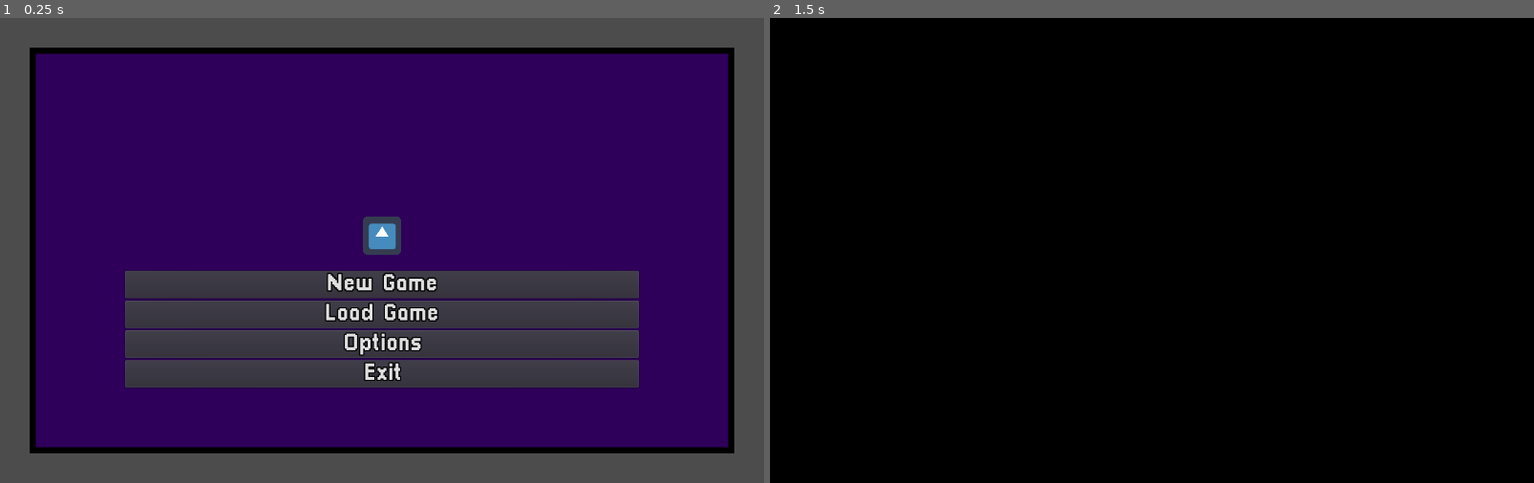
Above: before the commit, frames 1-2 (left to right).
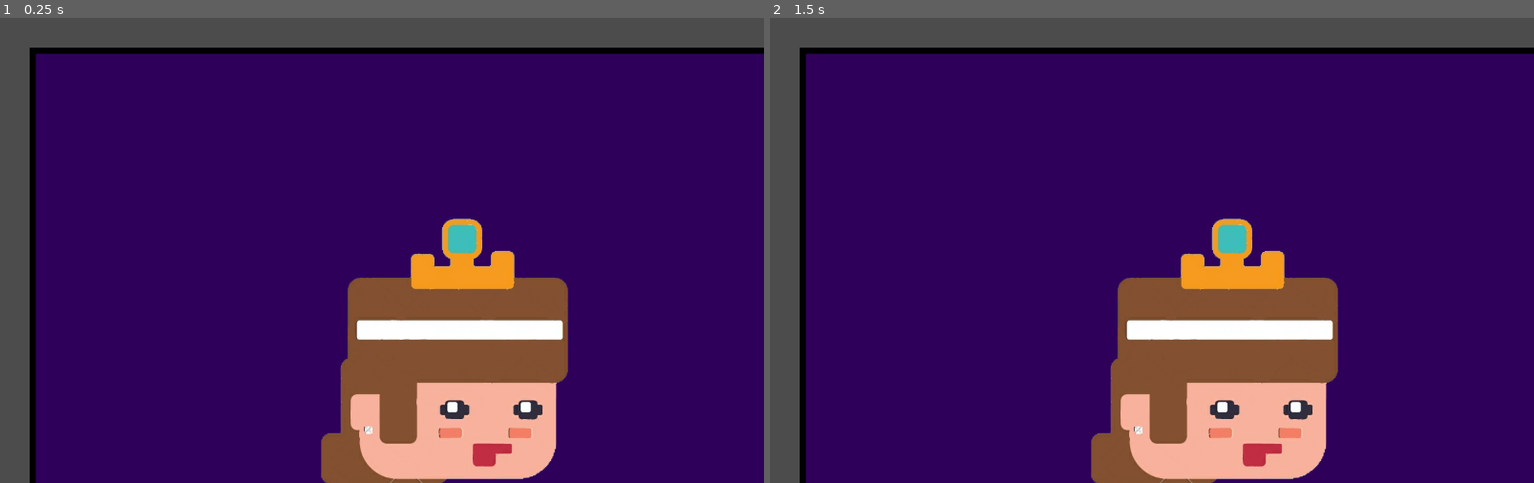
Above: after the commit, the same moments.

Repository: NicolasSuzuki/DevGameProjetoFinal
Game: Godot game, scene res://game/scenes/mainMenu/MainMenu.tscn
Same seed, same stepped clock (60 frames per second), same inputs: the game is played once before the commit and once after it. The engine's default icon, where the game draws it, is replaced by a stand-in: a white triangle on a blue panel in a dark square.
Inputs (mouse positions are in pixels of both pictures, inside the frame that each line leads up to):
- Up to frame 1 (0.25 s): no input
- Up to frame 2 (1.5 s): click (1152, 283) at 0.5 s, where only the run before the commit has a clickable "New Game"; tap Enter at 1.25 s; hold D (move_right) from 1.28 s (still down)

The runs differ from the first frame. In frame 1, 33% of the frame differs, in the area x 3-100%, y 6-100%; in frame 2, 98%, in the area x 0-100%, y 0-100%.

Commit message:
Added enemy and lvl2

Diff:
--- /dev/null
+++ b/DevGames/game/enemy/mouse.tscn
@@ -0,0 +1,197 @@
+[gd_scene load_steps=10 format=2]
+
+[ext_resource path="res://game/enemy/mouse/idle.png" type="Texture" id=1]
+[ext_resource path="res://game/enemy/mouse/walk.png" type="Texture" id=2]
+[ext_resource path="res://game/enemy/mouse/damage.png" type="Texture" id=3]
+[ext_resource path="res://mouse.gd" type="Script" id=4]
+
+[sub_resource type="RectangleShape2D" id=1]
+extents = Vector2( 22.5, 10 )
+
+[sub_resource type="Animation" id=2]
+length = 0.001
+tracks/0/type = "value"
+tracks/0/path = NodePath("texture:texture")
+tracks/0/interp = 1
+tracks/0/loop_wrap = true
+tracks/0/imported = false
+tracks/0/enabled = true
+tracks/0/keys = {
+"times": PoolRealArray( 0 ),
+"transitions": PoolRealArray( 1 ),
+"update": 0,
+"values": [ ExtResource( 2 ) ]
+}
+tracks/1/type = "value"
+tracks/1/path = NodePath("texture:hframes")
+tracks/1/interp = 1
+tracks/1/loop_wrap = true
+tracks/1/imported = false
+tracks/1/enabled = true
+tracks/1/keys = {
+"times": PoolRealArray( 0 ),
+"transitions": PoolRealArray( 1 ),
+"update": 0,
+"values": [ 4 ]
+}
+tracks/2/type = "value"
+tracks/2/path = NodePath("texture:frame")
+tracks/2/interp = 1
+tracks/2/loop_wrap = true
+tracks/2/imported = false
+tracks/2/enabled = true
+tracks/2/keys = {
+"times": PoolRealArray( 0 ),
+"transitions": PoolRealArray( 1 ),
+"update": 0,
+"values": [ 0 ]
+}
+
+[sub_resource type="Animation" id=3]
+resource_name = "damage"
+length = 0.2
+tracks/0/type = "value"
+tracks/0/path = NodePath("texture:texture")
+tracks/0/interp = 1
+tracks/0/loop_wrap = true
+tracks/0/imported = false
+tracks/0/enabled = true
+tracks/0/keys = {
+"times": PoolRealArray( 0.8 ),
+"transitions": PoolRealArray( 1 ),
+"update": 1,
+"values": [ ExtResource( 3 ) ]
+}
+tracks/1/type = "value"
+tracks/1/path = NodePath("texture:hframes")
+tracks/1/interp = 1
+tracks/1/loop_wrap = true
+tracks/1/imported = false
+tracks/1/enabled = true
+tracks/1/keys = {
+"times": PoolRealArray( 0.8 ),
+"transitions": PoolRealArray( 1 ),
+"update": 1,
+"values": [ 2 ]
+}
+tracks/2/type = "value"
+tracks/2/path = NodePath("texture:frame")
+tracks/2/interp = 1
+tracks/2/loop_wrap = true
+tracks/2/imported = false
+tracks/2/enabled = true
+tracks/2/keys = {
+"times": PoolRealArray( 0, 0.1 ),
+"transitions": PoolRealArray( 1, 1 ),
+"update": 1,
+"values": [ 1, 0 ]
+}
+
+[sub_resource type="Animation" id=4]
+resource_name = "idle"
+tracks/0/type = "value"
+tracks/0/path = NodePath("texture:texture")
+tracks/0/interp = 1
+tracks/0/loop_wrap = true
+tracks/0/imported = false
+tracks/0/enabled = true
+tracks/0/keys = {
+"times": PoolRealArray( 0 ),
+"transitions": PoolRealArray( 1 ),
+"update": 1,
+"values": [ ExtResource( 1 ) ]
+}
+tracks/1/type = "value"
+tracks/1/path = NodePath("texture:hframes")
+tracks/1/interp = 1
+tracks/1/loop_wrap = true
+tracks/1/imported = false
+tracks/1/enabled = true
+tracks/1/keys = {
+"times": PoolRealArray( 0 ),
+"transitions": PoolRealArray( 1 ),
+"update": 1,
+"values": [ 4 ]
+}
+tracks/2/type = "value"
+tracks/2/path = NodePath("texture:frame")
+tracks/2/interp = 1
+tracks/2/loop_wrap = true
+tracks/2/imported = false
+tracks/2/enabled = true
+tracks/2/keys = {
+"times": PoolRealArray( 0, 0.1, 0.2, 0.3, 0.4, 0.5, 0.6, 0.7 ),
+"transitions": PoolRealArray( 1, 1, 1, 1, 1, 1, 1, 1 ),
+"update": 1,
+"values": [ 0, 1, 2, 3, 0, 1, 2, 3 ]
+}
+
+[sub_resource type="Animation" id=5]
+resource_name = "walk"
+length = 0.5
+loop = true
+tracks/0/type = "value"
+tracks/0/path = NodePath("texture:texture")
+tracks/0/interp = 1
+tracks/0/loop_wrap = true
+tracks/0/imported = false
+tracks/0/enabled = true
+tracks/0/keys = {
+"times": PoolRealArray( 0 ),
+"transitions": PoolRealArray( 1 ),
+"update": 1,
+"values": [ ExtResource( 2 ) ]
+}
+tracks/1/type = "value"
+tracks/1/path = NodePath("texture:hframes")
+tracks/1/interp = 1
+tracks/1/loop_wrap = true
+tracks/1/imported = false
+tracks/1/enabled = true
+tracks/1/keys = {
+"times": PoolRealArray( 0 ),
+"transitions": PoolRealArray( 1 ),
+"update": 1,
+"values": [ 4 ]
+}
+tracks/2/type = "value"
+tracks/2/path = NodePath("texture:frame")
+tracks/2/interp = 1
+tracks/2/loop_wrap = true
+tracks/2/imported = false
+tracks/2/enabled = true
+tracks/2/keys = {
+"times": PoolRealArray( 0, 0.1, 0.2, 0.3 ),
+"transitions": PoolRealArray( 1, 1, 1, 1 ),
+"update": 1,
+"values": [ 0, 1, 2, 3 ]
+}
+
+[node name="mouse" type="KinematicBody2D"]
+collision_layer = 2
+collision_mask = 5
+script = ExtResource( 4 )
+
+[node name="texture" type="Sprite" parent="."]
+position = Vector2( 0, -1 )
+texture = ExtResource( 2 )
+hframes = 4
+
+[node name="collidion" type="CollisionShape2D" parent="."]
+position = Vector2( -2, 4 )
+shape = SubResource( 1 )
+
+[node name="anim" type="AnimationPlayer" parent="."]
+autoplay = "walk"
+anims/RESET = SubResource( 2 )
+anims/damage = SubResource( 3 )
+anims/idle = SubResource( 4 )
+anims/walk = SubResource( 5 )
+
+[node name="ray_wall" type="RayCast2D" parent="."]
+position = Vector2( -3, 2 )
+scale = Vector2( 3.48, 2.64 )
+enabled = true
+cast_to = Vector2( -16, 0 )
+
+[connection signal="animation_finished" from="anim" to="." method="_on_anim_animation_finished"]
--- a/DevGames/game/player/Player1.tscn
+++ b/DevGames/game/player/Player1.tscn
@@ -178,6 +178,7 @@
 }
 
 [sub_resource type="CapsuleShape2D" id=3]
+height = 100.0
 
 [node name="Player1" type="KinematicBody2D"]
 position = Vector2( 0, -75 )
@@ -196,6 +197,7 @@
 "anims/kick " = SubResource( 5 )
 
 [node name="collision" type="CollisionShape2D" parent="."]
+position = Vector2( 0, 7 )
 shape = SubResource( 3 )
 
 [node name="Camera2D" type="Camera2D" parent="."]
--- a/DevGames/game/scenes/mainMenu/MainMenu.tscn
+++ b/DevGames/game/scenes/mainMenu/MainMenu.tscn
@@ -3,7 +3,7 @@
 [ext_resource path="res://game/scenes/mainMenu/button/01_buttonMenu.tscn" type="PackedScene" id=1]
 [ext_resource path="res://game/scenes/mainMenu/MainMenu.gd" type="Script" id=2]
 [ext_resource path="res://game/scenes/mainMenu/button/fontStyle.tres" type="DynamicFont" id=3]
-[ext_resource path="res://icon.png" type="Texture" id=4]
+[ext_resource path="res://game/PNG/menu.png" type="Texture" id=4]
 
 [sub_resource type="StyleBoxFlat" id=1]
 bg_color = Color( 0.184314, 0, 0.356863, 1 )
@@ -35,25 +35,25 @@
 [node name="PanelContainer" type="PanelContainer" parent="MarginContainer2"]
 margin_left = 50.0
 margin_top = 50.0
-margin_right = 1230.0
-margin_bottom = 730.0
+margin_right = 1446.0
+margin_bottom = 1340.0
 custom_styles/panel = SubResource( 1 )
 
 [node name="MarginContainer" type="MarginContainer" parent="MarginContainer2/PanelContainer"]
 margin_left = 10.0
 margin_top = 10.0
-margin_right = 1170.0
-margin_bottom = 670.0
+margin_right = 1386.0
+margin_bottom = 1280.0
 custom_constants/margin_right = 150
 custom_constants/margin_top = 50
 custom_constants/margin_left = 150
 custom_constants/margin_bottom = 100
 
 [node name="TextureRect" type="TextureRect" parent="MarginContainer2/PanelContainer/MarginContainer"]
-margin_left = 548.0
-margin_top = 273.0
-margin_right = 612.0
-margin_bottom = 337.0
+margin_left = 150.0
+margin_top = 50.0
+margin_right = 1226.0
+margin_bottom = 1170.0
 size_flags_horizontal = 4
 size_flags_vertical = 4
 texture = ExtResource( 4 )
@@ -62,21 +62,22 @@
 [node name="VBoxContainer" type="VBoxContainer" parent="MarginContainer2/PanelContainer/MarginContainer"]
 margin_left = 150.0
 margin_top = 50.0
-margin_right = 1010.0
-margin_bottom = 560.0
+margin_right = 1226.0
+margin_bottom = 1170.0
 alignment = 2
 __meta__ = {
 "_edit_use_anchors_": false
 }
 
 [node name="NewGame" parent="MarginContainer2/PanelContainer/MarginContainer/VBoxContainer" instance=ExtResource( 1 )]
-margin_top = 314.0
-margin_bottom = 360.0
+margin_top = 924.0
+margin_right = 1076.0
+margin_bottom = 970.0
 
 [node name="LoadGame" type="Button" parent="MarginContainer2/PanelContainer/MarginContainer/VBoxContainer"]
-margin_top = 364.0
-margin_right = 860.0
-margin_bottom = 410.0
+margin_top = 974.0
+margin_right = 1076.0
+margin_bottom = 1020.0
 rect_pivot_offset = Vector2( 20, -76 )
 custom_colors/font_color_hover = Color( 1, 0.941176, 0.298039, 1 )
 custom_colors/font_color_pressed = Color( 1, 0.937255, 0, 1 )
@@ -84,9 +85,9 @@
 text = "Load Game"
 
 [node name="Options" type="Button" parent="MarginContainer2/PanelContainer/MarginContainer/VBoxContainer"]
-margin_top = 414.0
-margin_right = 860.0
-margin_bottom = 460.0
+margin_top = 1024.0
+margin_right = 1076.0
+margin_bottom = 1070.0
 rect_pivot_offset = Vector2( 20, -76 )
 custom_colors/font_color_hover = Color( 1, 0.941176, 0.298039, 1 )
 custom_colors/font_color_pressed = Color( 1, 0.937255, 0, 1 )
@@ -97,9 +98,9 @@
 }
 
 [node name="Exit" type="Button" parent="MarginContainer2/PanelContainer/MarginContainer/VBoxContainer"]
-margin_top = 464.0
-margin_right = 860.0
-margin_bottom = 510.0
+margin_top = 1074.0
+margin_right = 1076.0
+margin_bottom = 1120.0
 rect_pivot_offset = Vector2( 20, -76 )
 custom_colors/font_color_hover = Color( 1, 0.941176, 0.298039, 1 )
 custom_colors/font_color_pressed = Color( 1, 0.937255, 0, 1 )
--- a/DevGames/game/scenes/mainMenu/lvl01.tscn
+++ b/DevGames/game/scenes/mainMenu/lvl01.tscn
@@ -7,6 +7,7 @@
 [ext_resource path="res://game/PNG/Black_colour.jpg" type="Texture" id=5]
 [ext_resource path="res://game/scenes/mainMenu/end.tscn" type="PackedScene" id=6]
 [ext_resource path="res://game/scenes/mainMenu/Transition.tscn" type="PackedScene" id=7]
+[ext_resource path="res://game/enemy/mouse.tscn" type="PackedScene" id=8]
 
 [sub_resource type="ConvexPolygonShape2D" id=8]
 points = PoolVector2Array( 1920, 1088, 64, 1088, 0, 1024, 1920, 1024 )
@@ -200,3 +201,6 @@
 path = "res://game/scenes/mainMenu/lvl02.tscn"
 
 [node name="Transition" parent="." instance=ExtResource( 7 )]
+
+[node name="mouse" parent="." instance=ExtResource( 8 )]
+position = Vector2( 1080, 853 )
--- /dev/null
+++ b/DevGames/mouse.gd
@@ -0,0 +1,37 @@
+extends KinematicBody2D
+
+export var speed = 64
+export var health = 1
+var velocity = Vector2.ZERO
+var gravity = 1200
+var move_direction = -1
+
+# Declare member variables here. Examples:
+# var a = 2
+# var b = "text"
+func _physics_process(delta: float) -> void:
+	velocity.x = speed * move_direction
+	velocity = move_and_slide(velocity)
+
+	if move_direction == 1:
+		$texture.flip_h = false
+	else:
+		$texture.flip_h = true
+	if $ray_wall.is_colliding():
+		$anim.play("idle")
+# Called when the node enters the scene tree for the first time.
+func _ready():
+	pass # Replace with function body.
+
+
+# Called every frame. 'delta' is the elapsed time since the previous frame.
+#func _process(delta):
+#	pass
+
+
+func _on_anim_animation_finished(anim_name):
+	if anim_name == "idle":
+		$texture.flip_h != $texture.flip_h
+		$ray_wall.scale.x *= -1
+		move_direction *= -1
+		$anim.play("walk")
Binary file added: DevGames/game/PNG/menu.png
Not shown, added: DevGames/game/PNG/menu.png.import
Binary file added: DevGames/game/enemy/little mouse/damage.png
Not shown, added: DevGames/game/enemy/little mouse/damage.png.import
Binary file added: DevGames/game/enemy/little mouse/death.png
Not shown, added: DevGames/game/enemy/little mouse/death.png.import
Binary file added: DevGames/game/enemy/little mouse/idle.png
Not shown, added: DevGames/game/enemy/little mouse/idle.png.import
Binary file added: DevGames/game/enemy/little mouse/run.png
Not shown, added: DevGames/game/enemy/little mouse/run.png.import
Binary file added: DevGames/game/enemy/mouse/damage.png
Not shown, added: DevGames/game/enemy/mouse/damage.png.import
(and 7 more such lines)
